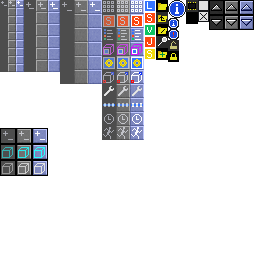
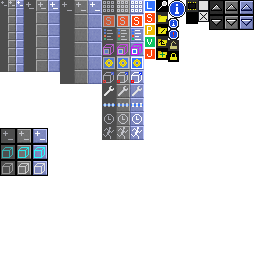
Comparing the layer stacks of the two w=256, h=256 images. Changes:
painted on "Icons" over box(145, 1, 167, 59)
